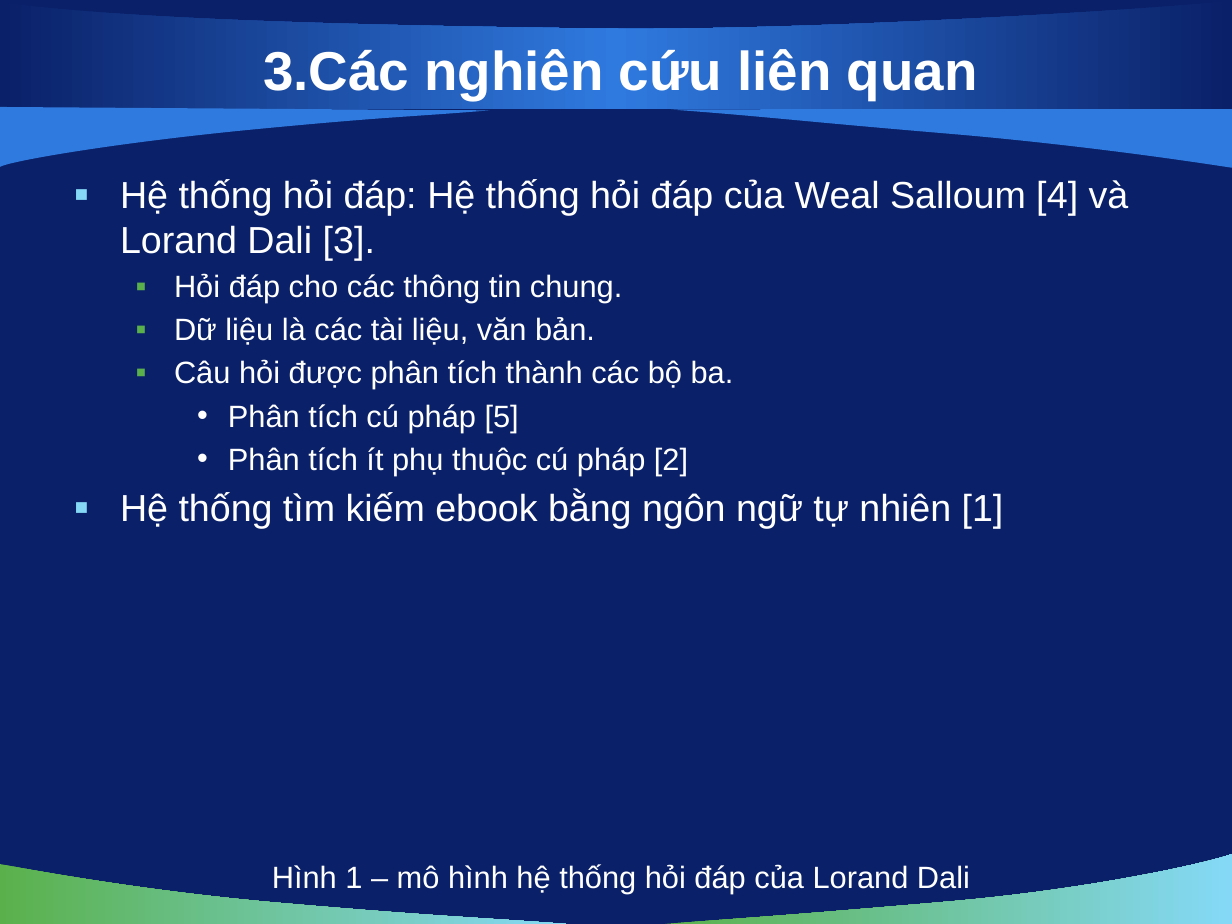
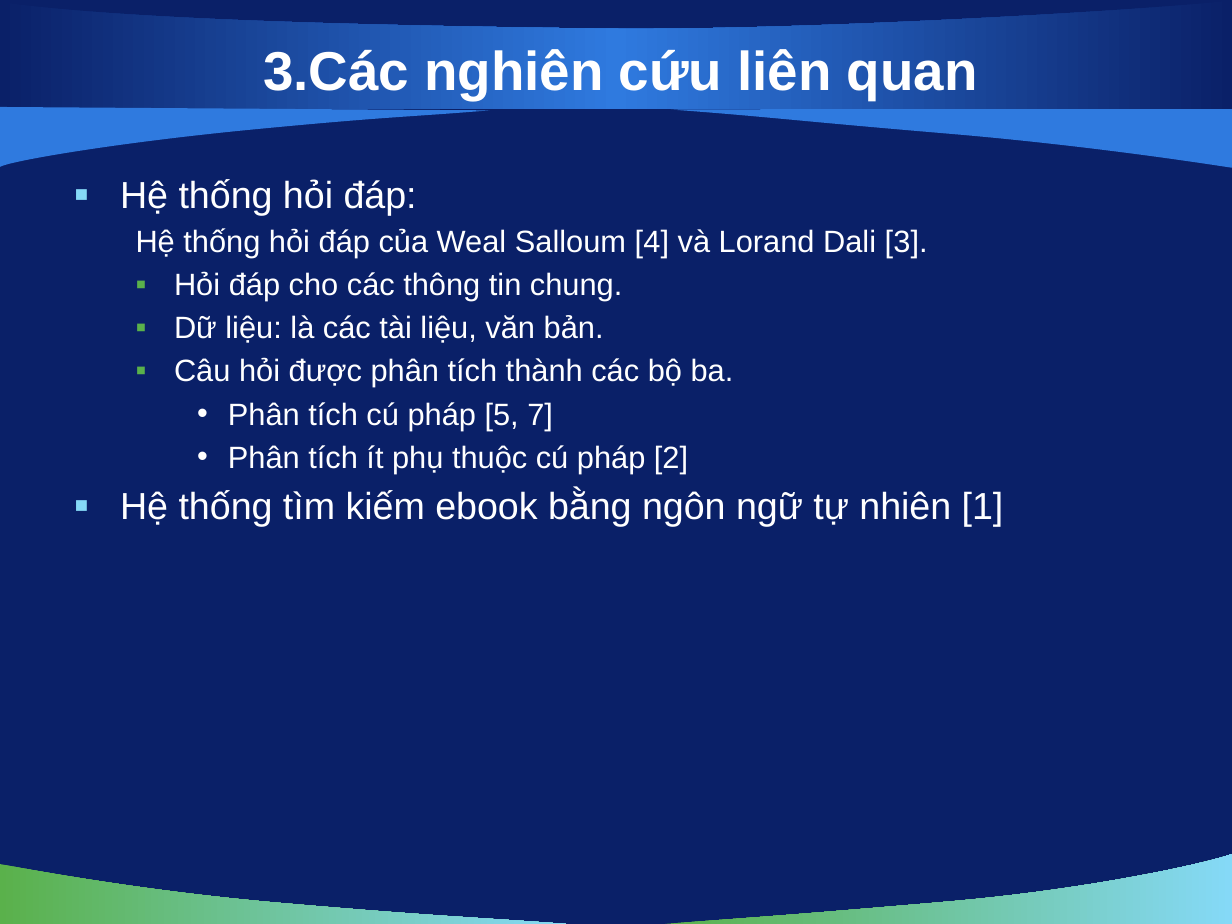
Before and after one commit to vuaviet/filnalproject, a slide deck: slide 5 of De Cuong/bao cao luan van/slide 1.0.pptx. Drawn at 1232x924 pixels with LibreOffice and Linux fonts; fonts in the diff are those of the drawing; background and template pictures are left out. Boxes give left, top, right and bottom in pixels: in the first picture for what was removed or moved away, otherwise in the second. Text is boxed around its words. In the diff, an @@ line names an element or a change of style, - is before the commit and + after.

```diff
--- a/De Cuong/bao cao luan van/slide 1.0.pptx
+++ b/De Cuong/bao cao luan van/slide 1.0.pptx
@@ text at [120, 179, 928, 258]: text changed; size 22 to 18 pt @@
-▪ Hệ thống hỏi đáp: Hệ thống hỏi đáp của Weal Salloum [4] và Lorand Dali [3].
+▪ Hệ thống hỏi đáp:
+  Hệ thống hỏi đáp của Weal Salloum [4] và Lorand Dali [3].
@@ text at [174, 315, 604, 343]: text changed @@
-  ▪ Dữ liệu là các tài liệu, văn bản.
+  ▪ Dữ liệu: là các tài liệu, văn bản.
@@ text at [228, 402, 553, 430]: text changed @@
-    • Phân tích cú pháp [5]
+    • Phân tích cú pháp [5, 7]
@@ text removed at [272, 864, 970, 894] @@
-Hình 1 – mô hình hệ thống hỏi đáp của Lorand Dali
```
Also in this commit, not shown: 7 other slides changed, 2 slides added.
